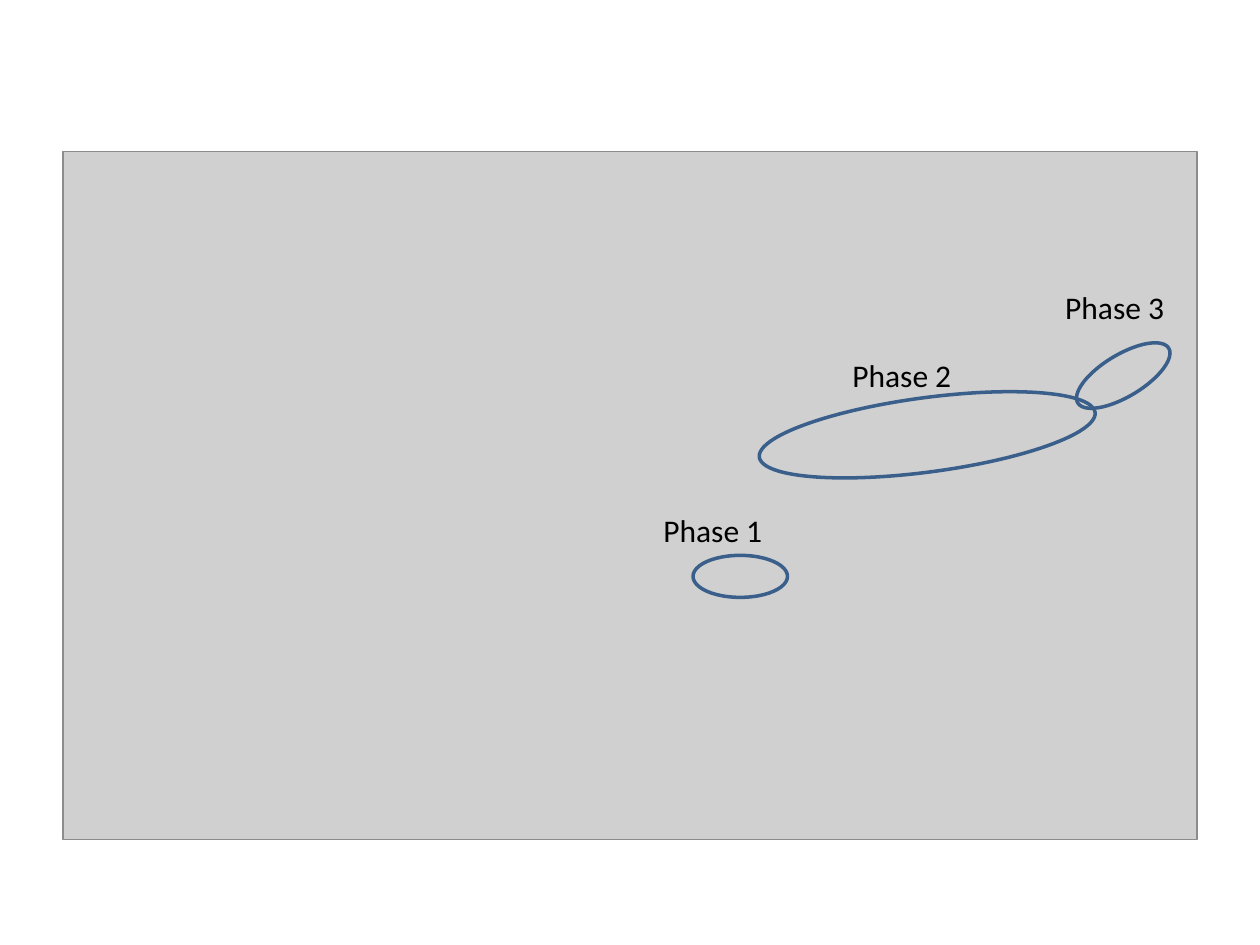
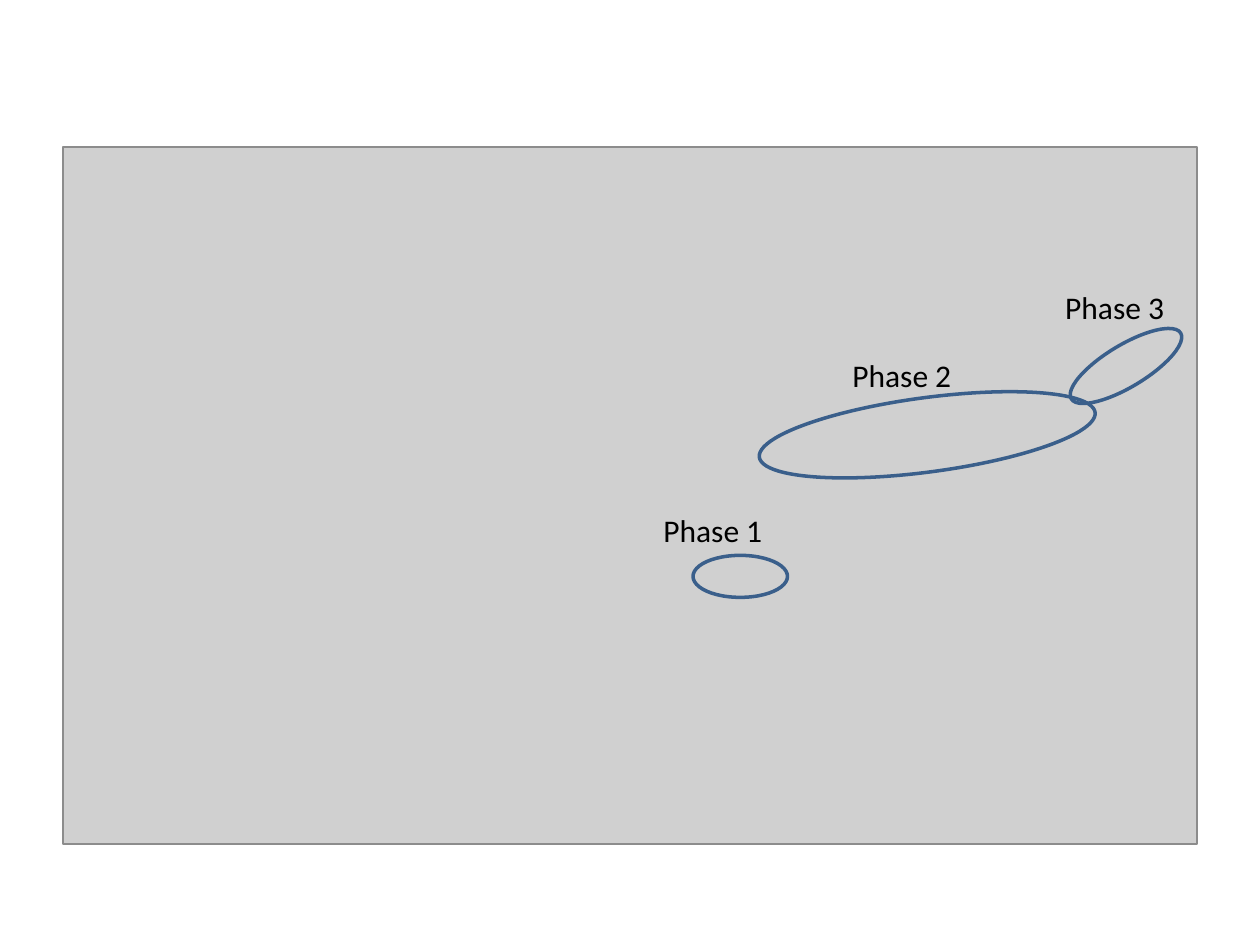
Before and after one commit to jimthompson5802/kaggle-OttoGroup, a slide deck: slide 9 of presentations/OttoGroupOverview.pptx (slide 8 before the commit). Drawn at 1260x945 pixels with LibreOffice and Linux fonts; fonts in the diff are those of the drawing; grey boxes stand for pictures. Boxes give left, top, right and bottom in pixels: in the first picture for what was removed or moved away, otherwise in the second. Text is boxed around its words. In the diff, an @@ line names an element or a change of style, - is before the commit and + after.

```diff
--- a/presentations/OttoGroupOverview.pptx
+++ b/presentations/OttoGroupOverview.pptx
@@ picture: place and size @@
-picture at bbox=[63, 151, 1197, 839]
+picture at bbox=[63, 147, 1197, 844]
@@ ellipse: place and size @@
-ellipse at bbox=[1067, 330, 1179, 420]
+ellipse at bbox=[1061, 315, 1191, 417]
```
Also in this commit, not shown: 2 other slides changed, 1 slide added.
